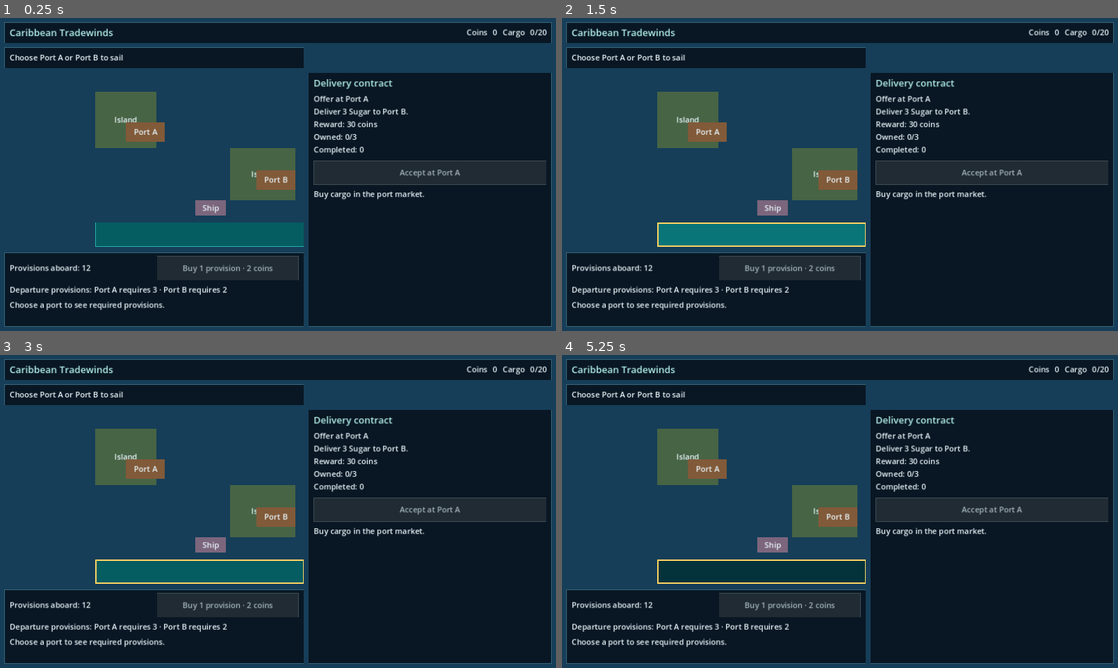
Above: before the commit, frames 1-4 (two rows, left to right).
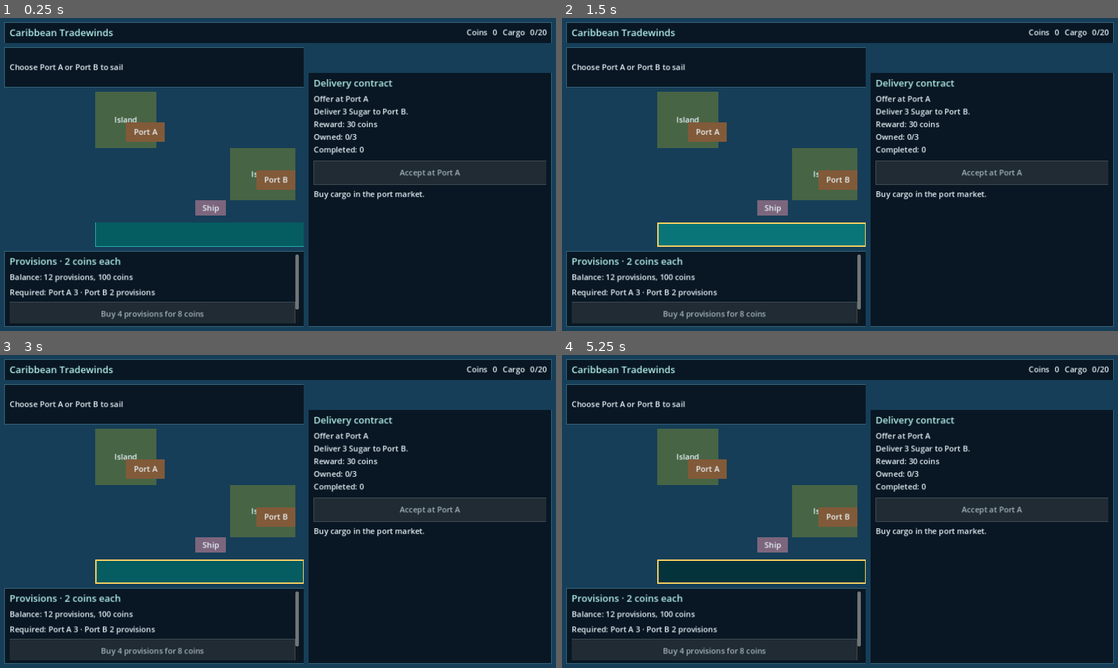
Above: after the commit, the same moments.

Repository: ernesto-tapia/tradewinds
Game: Godot game, scene res://main.tscn
Same seed, same stepped clock (60 frames per second), same inputs: the game is played once before the commit and once after it.
Inputs (mouse positions are in pixels of both pictures, inside the frame that each line leads up to):
- Up to frame 1 (0.25 s): no input
- Up to frame 2 (1.5 s): click (762, 233) at 0.5 s; click (762, 233) at 1.25 s
- Up to frame 3 (3 s): click (200, 570) at 2 s; tap Enter at 2.75, 2.85 s; move the mouse to (400, 495) at 2.77 s; click (400, 495) at 2.92 s
- Up to frame 4 (5.25 s): tap Space at 3.5, 5 s; move the mouse to (728, 527) at 3.52 s; tap Tab at 3.6, 5.1 s; click (728, 527) at 3.67 s; tap Enter at 4.25, 4.35 s; move the mouse to (895, 442) at 4.27 s; click (895, 442) at 4.42 s; move the mouse to (812, 574) at 5.02 s; click (812, 574) at 5.17 s

The runs differ from the first frame. In frame 1, 6.4% of the frame differs, in the area x 0-55%, y 11-98%; in frame 2, 6.4%; in frame 3, 6.4%; in frame 4, 6.4%.
Error before the commit: Invalid assignment of property or key 'accessibility_name' with value of type 'String' on a base object of type 'Button'. (res://main.gd:93)
Error after the commit: Invalid assignment of property or key 'accessibility_name' with value of type 'String' on a base object of type 'Button'. (res://main.gd:92)

Commit message:
Execute provisioning departure display and consumption acceptance checks

Diff:
--- a/game/contract_board_test.gd
+++ b/game/contract_board_test.gd
@@ -2,6 +2,7 @@
 
 const Main = preload("res://main.gd")
 const Board = preload("res://contract_board.gd")
+const Provisioning = preload("res://provisioning.gd")
 
 func _ready() -> void:
     if DisplayServer.get_name() == "headless":
@@ -14,23 +15,33 @@
     return value
 
 func run_checks() -> void:
-    # Use an isolated real game parent so fixtures cannot change other checks.
     var game = Main.new()
     add_child(game)
     game.set_process(false)
     var board = Board.new()
     game.add_child(board)
+    var supplies = Provisioning.new()
+    game.add_child(supplies)
     await get_tree().process_frame
     await get_tree().process_frame
     board.set_process(false)
     if not require_condition(board.delivery != null and board.accept_button.disabled and board.complete_button.disabled, "board builds with a game parent and blocks actions at sea"):
+        return
+    if not require_condition(supplies.buy_button.disabled, "provision purchases are disabled at sea"):
         return
     if not require_condition(not board.get_contract_data().active and board.get_contract_data().completed_count == 0, "initial offer is inactive"):
         return
     game.sail_to(game.get_node("Port A"))
     game._process(game.voyage_time + 1.0)
     board.refresh_contract()
+    supplies.refresh_provisioning()
     if not require_condition(not board.accept_button.disabled and board.accept_button.visible and not board.complete_button.visible, "origin docking enables the offer"):
+        return
+    if not require_condition(not supplies.buy_button.disabled, "docking enables provision purchases"):
+        return
+    var purchase_coins: int = game.game_state.wallet.coins
+    var purchase_balance: int = game.game_state.provisions
+    if not require_condition(supplies.buy_provisions() and game.game_state.provisions == purchase_balance + 4 and game.game_state.wallet.coins == purchase_coins - 8 and "Bought 4 provisions" in supplies.feedback.text, "dock purchase updates real resources and feedback"):
         return
     if not require_condition(board.accept_contract() and board.feedback.text == "Accepted: bring 3 Sugar to Port B." and board.get_contract_data().active, "acceptance updates feedback and active state"):
         return
@@ -54,4 +65,4 @@
     if not require_condition(board.accept_button.visible and board.accept_button.disabled and not board.complete_button.visible and "Completed: 1" in board.details.text, "completed board displays the updated offer and count"):
         return
     game.queue_free()
-    print("KAN-24 contract UI passed: real game parent, initial offer, origin docking, acceptance feedback, cargo and destination gates, delivery feedback, exact cargo consumption and reward, completed controls")
+    print("KAN-24 contract UI passed: real game parent, initial offer, origin docking, acceptance feedback, cargo and destination gates, delivery feedback, exact cargo consumption and reward, completed controls; KAN-16 dock purchase resources and feedback")
--- a/game/main.gd
+++ b/game/main.gd
@@ -81,11 +81,10 @@
     ship.add_to_group("player_ship")
     ship.set_meta("selected", false)
     ship.gui_input.connect(_ship_input)
-    var destination := UI.panel(self, "Destination", Vector2(10, 68), Vector2(690, 48))
+    var destination := UI.panel(self, "Destination", Vector2(10, 68), Vector2(690, 92))
     destination_feedback = UI.label(destination, "Choose Port A or Port B to sail")
     destination_feedback.add_to_group("destination_feedback")
-    # Keep this permission query available at sea so keyboard and mouse users
-    # receive the same rejection feedback. Transactions retain their own gates.
+    # This permission query stays available at sea; transactions enforce docking.
     trade_button = UI.button(self, "Trade", "", open_trade, true)
     trade_button.theme = UI.DEMO_THEME
     trade_button.position = Vector2(220, 470)
@@ -118,6 +117,7 @@
     _build_market()
     set_meta("at_sea", true)
     refresh_market()
+    refresh_route_requirements()
 
 func _build_market() -> void:
     market_panel = UI.panel(self, "Market", Vector2(710, 126), Vector2(560, 584))
@@ -219,12 +219,10 @@
         _transaction(good_id, purchasing, all_units)
 
 func sail_to(port: Control) -> void:
-    if game_state.can_trade() and str(port.name) == game_state.docked_port_id:
-        voyage_time = 0.0
-        refresh_voyage()
-        refresh_market()
-        return
-    if not game_state.start_voyage(str(port.name)):
+    var accepted: bool = game_state.start_voyage(str(port.name))
+    if not accepted:
+        UI.status(destination_feedback, game_state.departure_feedback, true)
+        refresh_provisioning_panel()
         return
     voyage_time = game_state.voyage.duration
     set_meta("destination_id", str(port.name))
@@ -238,6 +236,7 @@
         set_meta("at_sea", false)
     refresh_voyage()
     refresh_market()
+    refresh_provisioning_panel()
 
 func _process(delta: float) -> void:
     if game_state.voyage.active:
@@ -248,15 +247,29 @@
             current_destination = null
             set_meta("at_sea", false)
             refresh_market()
+            refresh_provisioning_panel()
+
+func refresh_route_requirements() -> void:
+    for port_id in game_state.ports:
+        var port := get_node_or_null(NodePath(port_id)) as Control
+        if port != null:
+            port.tooltip_text = "%s requires %d provisions; aboard %d. Supplies cost 2 coins each at dock." % [port_id, game_state.required_provisions(port_id), game_state.provisions]
+
+func refresh_provisioning_panel() -> void:
+    refresh_route_requirements()
+    var provisioning := get_node_or_null("Provisioning")
+    if provisioning != null and is_instance_valid(provisioning.buy_button):
+        provisioning.refresh_provisioning()
 
 func refresh_voyage() -> void:
     ship.position = game_state.ship.position
     voyage_progress = game_state.voyage.progress
     remaining_time = game_state.voyage.remaining_time
     if game_state.voyage.active:
-        destination_feedback.text = "Sailing to %s: %d%% | %.1f seconds remaining" % [game_state.voyage.destination_id, roundi(voyage_progress * 100.0), remaining_time]
+        UI.status(destination_feedback, "Sailing to %s: %d%% | %.1f seconds remaining\n%s" % [game_state.voyage.destination_id, roundi(voyage_progress * 100.0), remaining_time, game_state.departure_feedback])
     else:
-        destination_feedback.text = "Docked at %s · Select a port to sail" % game_state.docked_port_id
+        UI.status(destination_feedback, "Docked at %s · Aboard: %d provisions\nPort A requires %d; Port B requires %d provisions." % [game_state.docked_port_id, game_state.provisions, game_state.required_provisions("Port A"), game_state.required_provisions("Port B")])
+    refresh_route_requirements()
 
 func can_trade() -> bool:
     return game_state.can_trade()
--- a/game/provisioning.gd
+++ b/game/provisioning.gd
@@ -1,49 +1,49 @@
 extends Node
 
 const UI = preload("res://ui/menu_ui.gd")
-var supplies: Label
-var routes: Label
+var buy_button: Button
 var feedback: Label
-var purchase: Button
-var last_departure_feedback: String = ""
+var balance_label: Label
+var route_label: Label
+var panel: PanelContainer
+var game_state
 
 func _ready() -> void:
-    # Parent builds the map and wallet before this deferred UI construction.
-    call_deferred("build_panel")
+    game_state = get_parent().game_state
+    call_deferred("build_board")
 
-func build_panel() -> void:
-    var panel := UI.panel(get_parent(), "ProvisionsPanel", Vector2(10, 540), Vector2(690, 170))
-    var content := UI.column(panel)
-    var row := UI.row(content)
-    supplies = UI.label(row, "Provisions")
-    purchase = UI.button(row, "BuyProvisions", "Buy 1 provision · 2 coins", buy_one)
-    routes = UI.label(content, "")
-    feedback = UI.label(content, "Buy provisions at either dock. Each 100 route units costs 1, rounded up.")
-    refresh()
+func build_board() -> void:
+    var main = get_parent()
+    panel = UI.panel(main, "ProvisioningPanel", Vector2(10, 536), Vector2(690, 174))
+    var content := UI.scroll_column(panel)
+    UI.label(content, "Provisions · 2 coins each", "Heading")
+    balance_label = UI.label(content, "")
+    route_label = UI.label(content, "")
+    buy_button = UI.button(content, "BuyProvisions", "Buy 4 provisions for 8 coins", buy_provisions, true)
+    feedback = UI.label(content, "Dock at either port to purchase supplies.")
+    refresh_provisioning()
 
-func buy_one() -> void:
-    var main = get_parent()
-    var accepted: bool = main.game_state.buy_provisions(1)
-    UI.status(feedback, "Purchased 1 provision for 2 coins." if accepted else "Requires docking and 2 coins.", not accepted)
-    main.refresh_market()
-    refresh()
+func buy_provisions() -> bool:
+    var bought: bool = game_state.buy_provisions(4)
+    var message := "Bought 4 provisions for 8 coins."
+    if not bought:
+        message = "Dock at a port to buy provisions." if not game_state.can_trade() else "Requires 8 coins to buy 4 provisions."
+    UI.status(feedback, message, not bought)
+    get_parent().refresh_market()
+    get_parent().refresh_route_requirements()
+    if bought:
+        get_parent().refresh_voyage()
+    refresh_provisioning()
+    return bought
 
 func _process(_delta: float) -> void:
-    if is_instance_valid(supplies):
-        refresh()
+    if is_instance_valid(buy_button):
+        refresh_provisioning()
 
-func refresh() -> void:
-    var state = get_parent().game_state
-    supplies.text = "Provisions aboard: %d" % state.provisions
-    purchase.disabled = not state.can_trade() or state.wallet.coins < state.PROVISION_PRICE
-    if state.voyage.active:
-        routes.text = "This voyage consumed %d provisions at departure." % state.voyage.provisions_consumed
+func refresh_provisioning() -> void:
+    balance_label.text = "Balance: %d provisions, %d coins" % [game_state.provisions, game_state.wallet.coins]
+    if game_state.voyage.active:
+        route_label.text = "Consumed at departure: %d provisions. No further charge during sailing." % game_state.voyage.provisions_consumed
     else:
-        var quotes: PackedStringArray = []
-        for port_id in state.ports:
-            if port_id != state.docked_port_id:
-                quotes.append("%s requires %d" % [port_id, state.required_provisions(port_id)])
-        routes.text = "Departure provisions: " + " · ".join(quotes)
-    if state.departure_feedback != last_departure_feedback:
-        last_departure_feedback = state.departure_feedback
-        UI.status(feedback, last_departure_feedback, last_departure_feedback.begins_with("Cannot"))
+        route_label.text = "Required: Port A %d · Port B %d provisions" % [game_state.required_provisions("Port A"), game_state.required_provisions("Port B")]
+    buy_button.disabled = not game_state.can_trade() or game_state.wallet.coins < 8
--- a/game/provisioning_check.gd
+++ b/game/provisioning_check.gd
@@ -1,6 +1,12 @@
 extends Node
 
+const Main = preload("res://main.gd")
+const Supplies = preload("res://provisioning.gd")
 const Models = preload("res://data_models.gd")
+
+func _ready() -> void:
+    if DisplayServer.get_name() == "headless":
+        call_deferred("run_checks")
 
 func require_condition(value: bool, message: String) -> bool:
     if not value:
@@ -8,62 +14,107 @@
         get_tree().quit(1)
     return value
 
-func snapshot(state) -> Dictionary:
-    return {
-        "coins": state.wallet.coins,
-        "supplies": state.provisions,
-        "position": state.ship.position,
-        "dock": state.docked_port_id,
-        "active": state.voyage.active,
-        "destination": state.voyage.destination_id,
-        "cargo": state.cargo.quantities.duplicate(true)
-    }
+func click_port(viewport: SubViewport, port: Control) -> void:
+    var point := port.get_global_transform_with_canvas() * (port.size / 2.0)
+    var motion := InputEventMouseMotion.new()
+    motion.position = point
+    viewport.push_input(motion, true)
+    for down in [true, false]:
+        var event := InputEventMouseButton.new()
+        event.button_index = MOUSE_BUTTON_LEFT
+        event.pressed = down
+        event.position = point
+        viewport.push_input(event, true)
+    await get_tree().process_frame
 
-func _ready() -> void:
-    if DisplayServer.get_name() == "headless":
-        call_deferred("run_checks")
+func check_rounding() -> bool:
+    for fixture in [[100.0, 1], [100.1, 2], [250.0, 3]]:
+        var state = Models.new()
+        state.ship.position = Vector2.ZERO
+        state.ports["Port A"].position = Vector2.ZERO
+        state.ports["Port B"].position = Vector2(float(fixture[0]), 0)
+        state.docked_port_id = "Port A"
+        var expected := int(fixture[1])
+        state.provisions = expected + 7
+        if not require_condition(state.required_provisions("Port B") == expected, "distance %s must require %d" % [fixture[0], expected]):
+            return false
+        if not require_condition(state.start_voyage("Port B") and state.provisions == 7 and state.voyage.provisions_consumed == expected, "departure must consume exactly the rounded distance cost"):
+            return false
+        state.advance_voyage(state.voyage.duration / 2.0)
+        if not require_condition(state.provisions == 7, "mid-voyage updates must not charge again"):
+            return false
+        state.advance_voyage(state.voyage.duration + 1.0)
+        if not require_condition(state.provisions == 7 and not state.voyage.active, "arrival must not charge again"):
+            return false
+    return true
 
 func run_checks() -> void:
-    var state = Models.new()
-    var before: Dictionary = snapshot(state)
-    if not require_condition(not state.buy_provisions(1) and snapshot(state) == before, "purchases at sea reject without changing resources"):
+    if not check_rounding():
         return
-    state.docked_port_id = "Port A"
-    state.ship.position = state.ports["Port A"].position
-    state.provisions = 0
-    if not require_condition(state.required_provisions("Port B") == 4, "319.5 unit port route rounds up to four provisions"):
+    var host := SubViewportContainer.new()
+    host.position = Vector2(3000, 0)
+    add_child(host)
+    var viewport := SubViewport.new()
+    viewport.size = Vector2i(1280, 720)
+    viewport.handle_input_locally = true
+    host.add_child(viewport)
+    var game = Main.new()
+    viewport.add_child(game)
+    game.set_process(false)
+    var supplies = Supplies.new()
+    supplies.name = "Provisioning"
+    game.add_child(supplies)
+    await get_tree().process_frame
+    await get_tree().process_frame
+    supplies.set_process(false)
+    if not require_condition(supplies.game_state == game.game_state and supplies.buy_button.disabled, "at-sea purchases use the real state and are disabled"):
         return
-    before = snapshot(state)
-    if not require_condition(not state.start_voyage("Port B") and snapshot(state) == before and "requires 4" in state.departure_feedback and "aboard 0" in state.departure_feedback, "insufficient departure is atomic and explains required and owned supplies"):
+    await click_port(viewport, game.get_node("Port A"))
+    game._process(game.voyage_time + 1.0)
+    supplies.refresh_provisioning()
+    if not require_condition(game.game_state.docked_port_id == "Port A" and not supplies.buy_button.disabled, "port click docks and enables purchases"):
         return
-    for quantity in [-1, 0, 51]:
-        before = snapshot(state)
-        if not require_condition(not state.buy_provisions(quantity) and snapshot(state) == before, "invalid and unaffordable purchases reject atomically"):
+    var coins: int = game.game_state.wallet.coins
+    var reserve: int = game.game_state.provisions
+    if not require_condition(supplies.buy_provisions() and game.game_state.provisions == reserve + 4 and game.game_state.wallet.coins == coins - 8, "purchase adds four supplies and charges eight coins"):
+        return
+    # Actual A-to-B distance is 319.53: ceil(distance / 100) = 4.
+    if not require_condition(game.game_state.required_provisions("Port B") == 4, "actual A-to-B route requires four"):
+        return
+    for insufficient in [0, 3]:
+        game.game_state.provisions = insufficient
+        game.refresh_provisioning_panel()
+        game.refresh_voyage()
+        if not require_condition("Port A 0" in supplies.route_label.text and "Port B 4" in supplies.route_label.text, "panel displays exact requirements before departure"):
             return
-    state.cargo.quantities["sugar"] = state.ship.capacity
-    if not require_condition(state.buy_provisions(4) and state.provisions == 4 and state.wallet.coins == 92 and state.cargo.total() == 20, "dock purchase charges two coins each and uses a separate supply reserve"):
+        if not require_condition("Port B requires 4" in game.destination_feedback.text and "requires 4 provisions" in game.get_node("Port B").tooltip_text, "HUD and tooltip display the required amount"):
+            return
+        var position_before: Vector2 = game.game_state.ship.position
+        var coins_before: int = game.game_state.wallet.coins
+        var cargo_before: Dictionary = game.game_state.cargo.quantities.duplicate(true)
+        var voyage_before: Array = [game.game_state.voyage.destination_id, game.game_state.voyage.progress, game.game_state.voyage.provisions_consumed]
+        await click_port(viewport, game.get_node("Port B"))
+        if not require_condition(not game.game_state.voyage.active and game.game_state.docked_port_id == "Port A" and game.game_state.ship.position == position_before, "insufficient supplies prevent departure and preserve docking/position"):
+            return
+        if not require_condition(game.game_state.provisions == insufficient and game.game_state.wallet.coins == coins_before and game.game_state.cargo.quantities == cargo_before and voyage_before == [game.game_state.voyage.destination_id, game.game_state.voyage.progress, game.game_state.voyage.provisions_consumed], "rejection preserves resources and voyage state"):
+            return
+        if not require_condition(("requires 4 provisions; aboard %d" % insufficient) in game.destination_feedback.text, "rejection displays required and available supplies"):
+            return
+    game.game_state.provisions = 4
+    game.refresh_provisioning_panel()
+    await click_port(viewport, game.get_node("Port B"))
+    if not require_condition(game.game_state.voyage.active and game.game_state.provisions == 0 and game.game_state.voyage.provisions_consumed == 4, "exactly four permits departure and deducts four once"):
         return
-    before = snapshot(state)
-    if not require_condition(not state.start_voyage("Port A") and not state.start_voyage("missing") and snapshot(state) == before, "same-port and invalid destinations consume nothing"):
+    supplies.refresh_provisioning()
+    if not require_condition("consumed 4" in game.destination_feedback.text and "Consumed at departure: 4" in supplies.route_label.text, "sailing HUD and panel display exact consumption"):
         return
-    if not require_condition(state.start_voyage("Port B") and state.provisions == 0 and state.voyage.provisions_consumed == 4 and state.voyage.active and "requires 4" in state.departure_feedback, "exact supplies permit departure and are consumed immediately"):
+    if not require_condition(not game.game_state.start_voyage("Port B") and game.game_state.provisions == 0, "repeated departure cannot charge twice"):
         return
-    before = snapshot(state)
-    if not require_condition(not state.start_voyage("Port A") and not state.buy_provisions(1) and snapshot(state) == before, "active voyage blocks purchases and repeated departures without another charge"):
+    game._process(game.voyage_time / 2.0)
+    if not require_condition(game.game_state.voyage.active and game.game_state.provisions == 0, "midpoint consumes no additional supplies"):
         return
-    state.advance_voyage(0.5)
-    if not require_condition(state.provisions == 0 and state.voyage.active, "progress never charges supplies again"):
+    game._process(game.voyage_time + 1.0)
+    if not require_condition(game.game_state.docked_port_id == "Port B" and not game.game_state.voyage.active and game.game_state.provisions == 0, "arrival retains exact remaining reserve"):
         return
-    state.advance_voyage(100.0)
-    if not require_condition(state.docked_port_id == "Port B" and state.provisions == 0 and not state.voyage.active, "arrival preserves the departure charge"):
-        return
-    if not require_condition(state.buy_provisions(4) and state.wallet.coins == 84 and state.start_voyage("Port A"), "destination dock supports resupply and return sailing"):
-        return
-    state.advance_voyage(100.0)
-    state.ship.position = state.ports["Port B"].position - Vector2(100, 0)
-    if not require_condition(state.required_provisions("Port B") == 1, "shorter route uses one provision at the exact distance boundary"):
-        return
-    state.ship.position -= Vector2(0.1, 0)
-    if not require_condition(state.required_provisions("Port B") == 2, "distance above a boundary rounds up deterministically"):
-        return
-    print("KAN-16 provisioning passed: dock purchases, price, separate reserve, atomic rejection, route rounding, required-amount feedback, exact departure consumption, no repeated charges, destination resupply and return")
+    host.queue_free()
+    print("KAN-16 provisioning acceptance passed: real clicks reject zero/one-short supplies atomically; displayed A=0/B=4 requirements and rejection amounts; exact-four departure consumes once; no repeat/midpoint/arrival charge; 100/100.1/250-unit rounding; dock purchase +4/-8.")
Not shown, changed: docs/game/KAN-16.md
